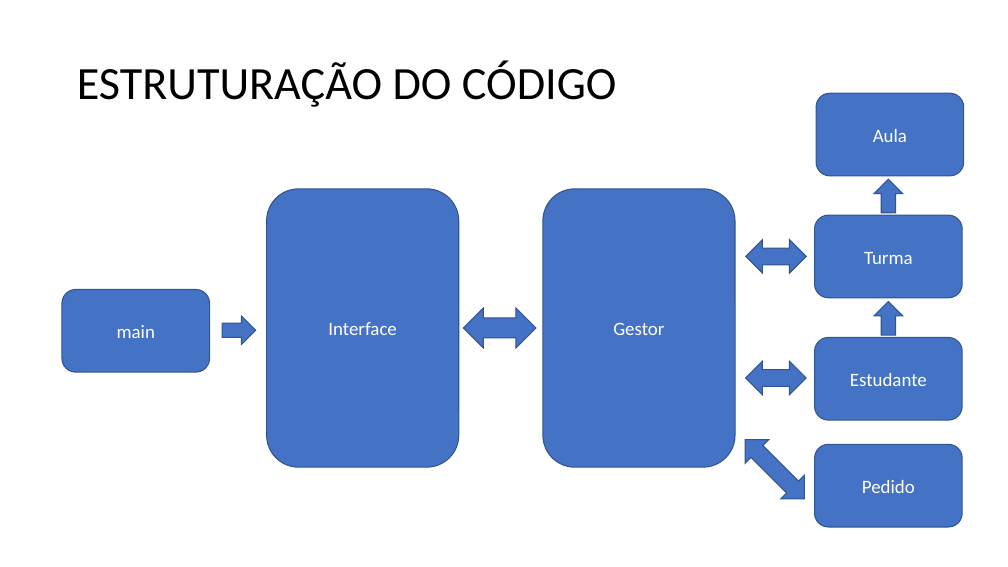
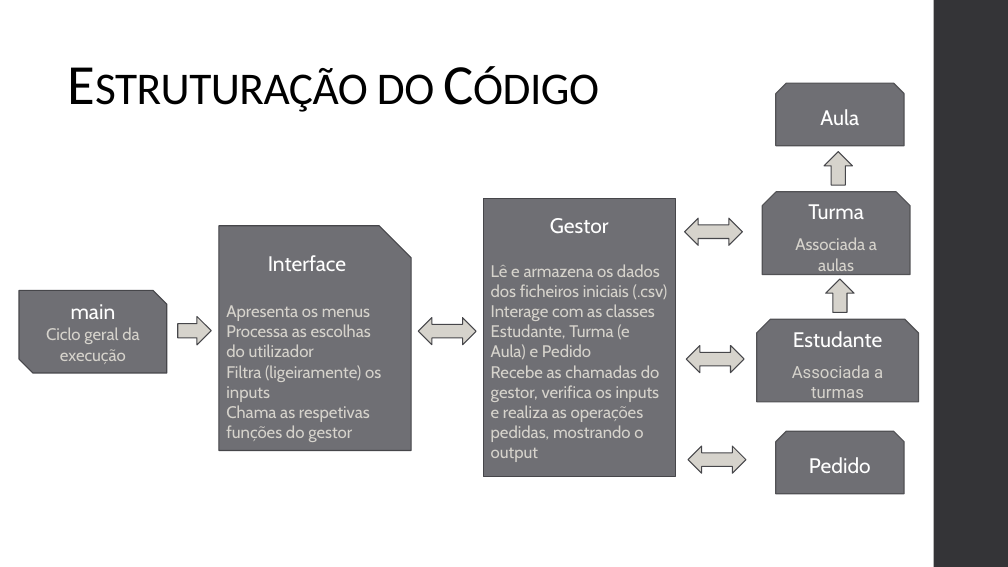
Before and after one commit to racoelhosilva/AED_scheduleManager, a slide deck: slide 2 of presentation/Apresentação.pptx. Drawn at 1008x567 pixels with LibreOffice and Linux fonts; fonts in the diff are those of the drawing. Boxes give left, top, right and bottom in pixels: in the first picture for what was removed or moved away, otherwise in the second. Text is boxed around its words. In the diff, an @@ line names an element or a change of style, - is before the commit and + after.

```diff
--- a/presentation/Apresentação.pptx
+++ b/presentation/Apresentação.pptx
@@ rectangle added at [934,0,1008,567], fill #353537 @@
@@ title "Estruturação do Código" at [377,74,434,105]: vertical alignment middle to bottom @@
@@ title at [377,74,434,105]: text changed; size 44 to 54 pt @@
-ESTRUTURAÇÃO DO CÓDIGO
+Estruturação do Código
@@ snip same rect "Aula": place and size @@
-snip same rect "Aula" at [816,93,963,175]
+snip same rect "Aula" at [776,83,904,146]
@@ snip same rect "Aula" at [776,83,904,146]: size 18 to 20 pt, font Calibri to Cabin; rounded rectangle to snip same rect; fill #4472C4 to #6F6F74; outline #325491 1 pt to #525256 1.1 pt @@
@@ right arrow: place and size @@
-right arrow at [874,180,903,213]
+right arrow at [824,152,853,185]
@@ rectangle "Gestor": place and size @@
-rectangle "Gestor" at [543,189,735,467]
+rectangle "Gestor" at [483,198,675,476]
@@ rectangle "Gestor" at [483,198,675,476]: rounded rectangle to rectangle; fill #4472C4 to #6F6F74; outline #325491 1 pt to #46464A 1.1 pt @@
@@ snip same rect "Turma": place and size @@
-snip same rect "Turma" at [814,216,962,298]
+snip same rect "Turma" at [762,192,910,274]
@@ snip same rect "Turma" at [762,192,910,274]: rounded rectangle to snip same rect; fill #4472C4 to #6F6F74; outline #325491 1 pt to #525256 1.1 pt @@
@@ text in snip same rect at [808,204,864,219]: size 18 to 20 pt, font Calibri to Cabin in "Turma" @@
@@ snip rect "Interface": place and size @@
-snip rect "Interface" at [267,189,459,467]
+snip rect "Interface" at [219,226,411,451]
@@ snip rect "Interface" at [219,226,411,451]: rounded rectangle to snip rect; fill #4472C4 to #6F6F74; outline #325491 1 pt to #46464A 1.1 pt @@
@@ text in rectangle at [550,218,609,233]: size 18 to 20 pt, font Calibri to Cabin in "Gestor" @@
@@ fill #4472C4 to #D6D3CC; outline #325491 1 pt to #46464A 1 pt in 6 elements at [178,317,211,346], [418,318,476,345], [826,279,854,312], [824,152,853,185], [687,346,745,373], [685,219,743,246] @@
@@ left right arrow: place and size @@
-left right arrow at [746,240,806,273]
+left right arrow at [685,219,743,246]
@@ text in snip same rect at [795,237,877,271]: paragraph added @@
+Associada a aulas
@@ text in snip rect at [268,255,346,271]: size 18 to 20 pt, font Calibri to Cabin in "Interface" @@
@@ text in rectangle at [491,264,668,462]: paragraphs added @@
+Lê e armazena os dados dos ficheiros iniciais (.csv)
+Interage com as classes Estudante, Turma (e Aula) e Pedido
+Recebe as chamadas do gestor, verifica os inputs e realiza as operações pedidas, mostrando o output
@@ snip diag rect "main": place and size @@
-snip diag rect "main" at [62,290,209,372]
+snip diag rect "main" at [19,290,166,373]
@@ snip diag rect "main" at [19,290,166,373]: rounded rectangle to snip diag rect; fill #4472C4 to #6F6F74; outline #325491 1 pt to #46464A 1.1 pt @@
@@ right arrow: place and size @@
-right arrow at [874,302,903,335]
+right arrow at [826,279,854,312]
@@ text in snip diag rect at [46,327,139,364]: paragraph added @@
+Ciclo geral da execução
@@ text in snip diag rect at [71,304,116,319]: size 18 to 20 pt, font Calibri to Cabin in "main" @@
@@ right arrow: place and size @@
-right arrow at [222,316,256,345]
+right arrow at [178,317,211,346]
@@ text in snip rect at [226,305,381,442]: paragraphs added @@
+Apresenta os menus
+Processa as escolhas do utilizador
+Filtra (ligeiramente) os inputs
+Chama as respetivas funções do gestor
@@ left right arrow: place and size @@
-left right arrow at [464,308,536,348]
+left right arrow at [418,318,476,345]
@@ snip same rect added at [757,319,919,402], fill #6F6F74, outline #525256 1.1 pt, 16 pt, text #D6D3CC @@
+Estudante
+Associada a turmas
@@ left right arrow: place and size @@
-left right arrow at [746,361,806,395]
+left right arrow at [687,346,745,373]
@@ rounded rectangle removed at [814,337,962,420] @@
-Estudante
@@ left right arrow added at [688,446,746,473], fill #D6D3CC, outline #46464A 1 pt @@
@@ left right arrow removed at [733,428,816,511] @@
@@ snip same rect "Pedido" at [776,431,904,494]: size 18 to 20 pt, font Calibri to Cabin; rounded rectangle to snip same rect; fill #4472C4 to #6F6F74; outline #325491 1 pt to #525256 1.1 pt @@
@@ snip same rect "Pedido": place and size @@
-snip same rect "Pedido" at [814,445,962,527]
+snip same rect "Pedido" at [776,431,904,494]
```
Also in this commit, not shown: 6 other slides changed, 2 slides added, 1 other file.
